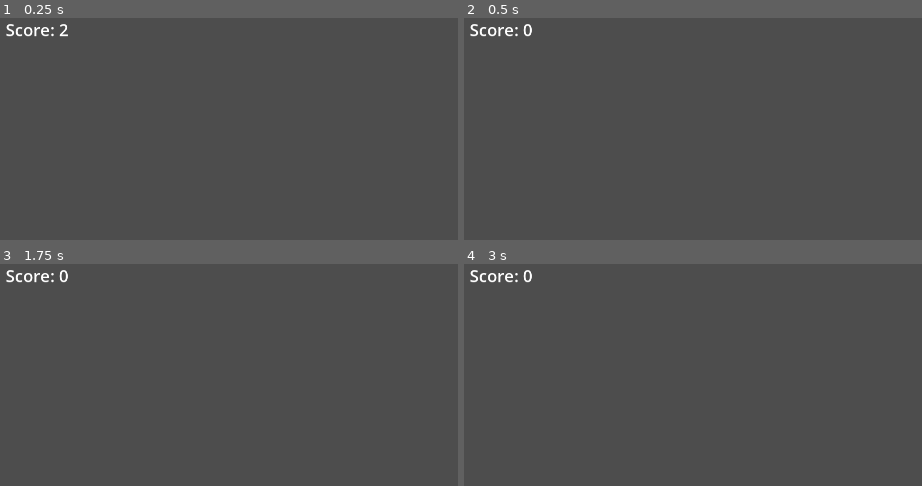
Above: before the commit, frames 1-4 (two rows, left to right).
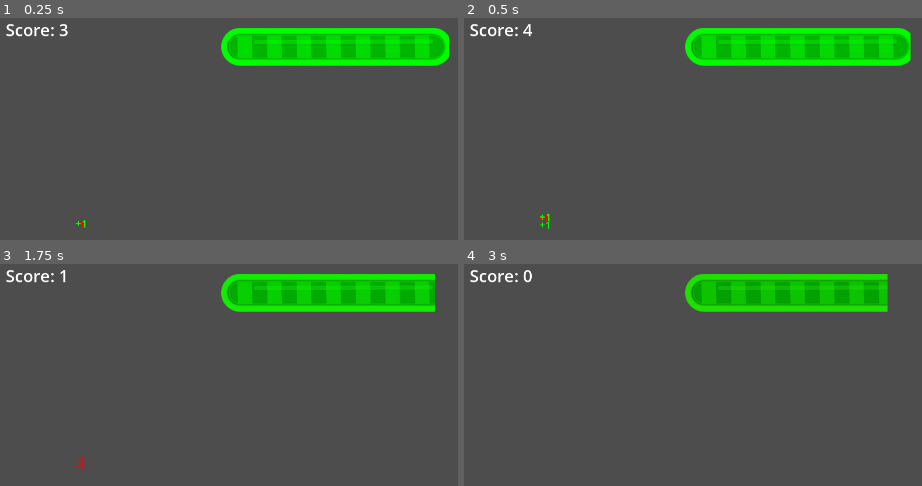
Above: after the commit, the same moments.

Repository: Inquisitor718/Casa-de-Penguin
Game: Godot game, scene res://scenes/fire_place.tscn
Two runs of this game, one before a commit and one after it. Both use one fixed random seed, a clock stepped at 60 frames per second and the inputs below.
Inputs (mouse positions are in pixels of both pictures, inside the frame that each line leads up to):
- Up to frame 1 (0.25 s): no input
- Up to frame 2 (0.5 s): no input
- Up to frame 3 (1.75 s): tap Enter at 0.5 s; move the mouse to (256, 452) at 0.52 s; move the mouse to (outside the picture) at 1.27 s
- Up to frame 4 (3 s): tap Space at 2 s; move the mouse to (624, 377) at 2.02 s; tap Enter at 2.75 s; move the mouse to (outside the picture) at 2.77 s

The runs differ from the first frame. In frame 1, 8.4% of the frame differs, in the area x 12-99%, y 2-95%; in frame 2, 8.4%, in the area x 12-98%, y 2-96%; in frame 3, 8.0%; in frame 4, 7.4%.

Commit message:
edited fireplace

Diff:
--- a/casa-de-penguin/scenes/fire_place.tscn
+++ b/casa-de-penguin/scenes/fire_place.tscn
@@ -1,9 +1,10 @@
-[gd_scene load_steps=12 format=3 uid="uid://bjeek4rb56exk"]
+[gd_scene load_steps=11 format=3 uid="uid://bjeek4rb56exk"]
 
 [ext_resource type="Script" uid="uid://ca4amg4wlm3e6" path="res://scripts/fire_place.gd" id="1_7gyp6"]
 [ext_resource type="Script" uid="uid://bb1opt4ah3ilm" path="res://scripts/fire_ring.gd" id="2_6tqpe"]
 [ext_resource type="PackedScene" uid="uid://be1hxx8qs8ilq" path="res://scenes/poker.tscn" id="2_7gyp6"]
 [ext_resource type="PackedScene" uid="uid://cc8uhrey8qc28" path="res://scenes/coal.tscn" id="2_x4ixd"]
+[ext_resource type="Texture2D" uid="uid://0l78rg8613eq" path="res://assets/198114-906539891_tiny-removebg-preview.png" id="5_e5wvw"]
 
 [sub_resource type="CircleShape2D" id="CircleShape2D_e5wvw"]
 radius = 201.3579
@@ -19,11 +20,6 @@
 
 [sub_resource type="RectangleShape2D" id="RectangleShape2D_x4ixd"]
 size = Vector2(1831, 977)
-
-[sub_resource type="Gradient" id="Gradient_x4ixd"]
-
-[sub_resource type="GradientTexture1D" id="GradientTexture1D_e5wvw"]
-gradient = SubResource("Gradient_x4ixd")
 
 [node name="FirePlace" type="Node2D"]
 script = ExtResource("1_7gyp6")
@@ -48,7 +44,7 @@
 position = Vector2(-157, -53)
 
 [node name="Timer" type="Timer" parent="."]
-wait_time = 10.0
+wait_time = 25.0
 one_shot = true
 autostart = true
 
@@ -90,10 +86,13 @@
 position = Vector2(945.5, 525.5)
 shape = SubResource("RectangleShape2D_x4ixd")
 
-[node name="Timer2" type="TextureProgressBar" parent="."]
-offset_right = 40.0
-offset_bottom = 40.0
-texture_progress = SubResource("GradientTexture1D_e5wvw")
+[node name="TimerBar" type="TextureProgressBar" parent="."]
+offset_left = 1303.0
+offset_top = 55.0
+offset_right = 1856.0
+offset_bottom = 147.0
+value = 100.0
+texture_progress = ExtResource("5_e5wvw")
 
 [connection signal="body_entered" from="FireRing" to="FireRing" method="_on_body_entered"]
 [connection signal="body_exited" from="FireRing" to="FireRing" method="_on_body_exited"]
--- a/casa-de-penguin/scripts/coal.gd
+++ b/casa-de-penguin/scripts/coal.gd
@@ -1,48 +1,49 @@
 extends RigidBody2D
-@onready var coal: RigidBody2D = $"."
 
-@export var k := 5  #spring constant
-@export var calm_radius := 75.0
+@export var k := 0.03
+@export var base_radius := 90 # 👈 You tweak this manually
+
+var ring_radius := 0.0
+var calm_radius := 0.0
 
 var ring: Area2D
-var max_acceleration := 0.01  # start with 5, tune lower for heavier feel
+
 
 func _ready():
 	gravity_scale = 0
 	linear_damp = 5
-	angular_damp = 2
+	angular_damp = 2.0
 	sleeping = false
 	can_sleep = false
 
 	ring = get_tree().get_first_node_in_group("ring")
 	if ring:
 		ring.radius_changed.connect(_on_radius_changed)
-		_on_radius_changed(ring.get_node("CollisionShape2D").shape.radius)
+
+		# Initial sync
+		var shape = ring.get_node("CollisionShape2D").shape
+		_on_radius_changed(shape.radius * ring.global_scale.x)
+
 
 func _on_radius_changed(new_radius: float):
-	calm_radius = new_radius
+	ring_radius = new_radius
+
+	# ✅ Final radius combines your tuning + ring growth
+	calm_radius = base_radius + ring_radius
+
 
 func _integrate_forces(state):
-	var vel_before: Vector2 = state.linear_velocity
+	if ring == null:
+		return
 
-	# --- APPLY FORCES FIRST ---
-	if ring != null:
-		var center = ring.get_node("ForceCenter").global_position
-		var pos = global_position
-		var dist = pos.distance_to(center)
+	var center = ring.get_node("ForceCenter").global_position
+	var pos = state.transform.origin
+	var dist = pos.distance_to(center)
 
-		if dist < calm_radius:
-			var dir = (pos - center).normalized()
-			var strength = k * (calm_radius-dist)
-			state.apply_central_force(dir * strength)
-			print(strength)
+	if dist < calm_radius:
+		var dir = (pos - center).normalized()
 
-	# --- NOW CLAMP ACCELERATION ---
-	#var vel_after: Vector2 = state.linear_velocity
-	#var delta_v: Vector2 = vel_after - vel_before
+		var t = calm_radius - dist
+		var strength = max(30.0, k * t * t)
 
-	#if delta_v.length() > max_acceleration:
-		#state.linear_velocity = vel_before + delta_v.normalized() * max_acceleration
-
-	# --- OPTIONAL: gentle drift slowdown ---
-	#state.linear_velocity *= 0.99
+		state.apply_central_force(dir * strength)
--- a/casa-de-penguin/scripts/fire_place.gd
+++ b/casa-de-penguin/scripts/fire_place.gd
@@ -3,16 +3,25 @@
 @export var coal_scene: PackedScene
 @export var coal_count := 30
 
+@onready var bar : TextureProgressBar = $TimerBar
 @onready var ring = $FireRing
 @onready var timer = $Timer
 @onready var fire_sprite = $FireSprite
 @onready var spawn_area = $SpawnArea/CollisionShape2D
 @onready var score_label: Label = $CanvasLayer/ScoreLabel
+
 var score = 0
+var elapsed := 0.0
+
+
 func _ready():
 	randomize()
 
-	# Listen to score changes instead of polling
+	timer.start()
+	elapsed = 0.0
+	bar.value = 100
+	bar.queue_redraw()
+
 	ring.score_changed.connect(_on_score_changed)
 
 	var shape := spawn_area.shape as RectangleShape2D
@@ -37,12 +46,30 @@
 		coal.global_position = pos
 		add_child(coal)
 
-	timer.start()
+
+func _process(delta):
+	if elapsed < timer.wait_time:
+		elapsed += delta
+		var t = clamp(1.0 - elapsed / timer.wait_time, 0.0, 1.0)
+		var color := Color.GREEN.lerp(Color.RED, 1.0 - t)
+		bar.modulate = color
+		bar.value = t * 100.0
+
 
 func _on_score_changed(count: int):
+	var old_score = score
 	score = count
 	score_label.text = "Score: " + str(score)
 	print("Score:", count)
+	score_label.scale = Vector2(1.3, 1.3)
+	var tween = create_tween()
+	tween.tween_property(score_label, "scale", Vector2.ONE, 0.15)\
+		.set_trans(Tween.TRANS_BACK)\
+		.set_ease(Tween.EASE_OUT)
+	if score > old_score:
+		show_floating_text("+1", ring.get_node("ForceCenter").global_position, Color.GREEN)
+	elif score < old_score:
+		show_floating_text("-1", ring.get_node("ForceCenter").global_position, Color.RED)
 
 
 func _on_timer_timeout():
@@ -51,3 +78,21 @@
 	await get_tree().create_timer(0.5, true).timeout
 	get_tree().paused = false
 	get_tree().reload_current_scene()
+
+func show_floating_text(text: String, position: Vector2, color: Color):
+	var label := Label.new()
+	label.text = text
+	label.modulate = color
+	label.z_index = 100
+
+	label.add_theme_font_size_override("font_size", 24)
+	label.add_theme_color_override("font_color", color)
+
+	add_child(label)
+	label.global_position = position
+
+	var tween := create_tween()
+	tween.tween_property(label, "position", label.position + Vector2(0, -40), 0.6)
+	tween.tween_property(label, "modulate:a", 0.0, 0.6)
+
+	tween.finished.connect(label.queue_free)
--- a/casa-de-penguin/scripts/fire_ring.gd
+++ b/casa-de-penguin/scripts/fire_ring.gd
@@ -4,7 +4,7 @@
 signal score_changed(new_score: int)
 
 @export var min_radius := 120.0
-@export var max_radius := 400.0
+@export var max_radius := 500.0
 @export var max_coals_for_full_size := 15
 
 @onready var collision := $CollisionShape2D
@@ -18,7 +18,6 @@
 	monitoring = true
 	last_radius = circle.radius
 
-	# Use events instead of scanning every frame
 	body_entered.connect(_on_body_entered)
 	body_exited.connect(_on_body_exited)
 
@@ -43,4 +42,4 @@
 
 	if abs(circle.radius - last_radius) > 0.5:
 		last_radius = circle.radius
-		emit_signal("radius_changed", circle.radius)
+		emit_signal("radius_changed", circle.radius * global_scale.x)
--- a/casa-de-penguin/scripts/poker.gd
+++ b/casa-de-penguin/scripts/poker.gd
@@ -1,13 +1,12 @@
 extends CharacterBody2D
 
-@export var follow_strength := 0.25
+@export var follow_strength := 4.0
 var centre: Vector2 = Vector2(953.0, 525.0)
-
-
-func _ready():
-	pass
 
 func _physics_process(delta):
 	var target = get_global_mouse_position()
+
+	var t = 1.0 - exp(-follow_strength * delta)
+	global_position = global_position.lerp(target, t)
+
 	look_at(centre)
-	global_position = global_position.lerp(target, follow_strength)
Binary file added: casa-de-penguin/assets/198114-906539891_tiny-removebg-preview.png
Not shown, added: casa-de-penguin/assets/198114-906539891_tiny-removebg-preview.png.import
Binary file added: casa-de-penguin/assets/Untitled_design__1_-removebg-preview.png
Not shown, added: casa-de-penguin/assets/Untitled_design__1_-removebg-preview.png.import
Binary file added: casa-de-penguin/assets/Untitled_design__2_-removebg-preview.png
Not shown, added: casa-de-penguin/assets/Untitled_design__2_-removebg-preview.png.import
